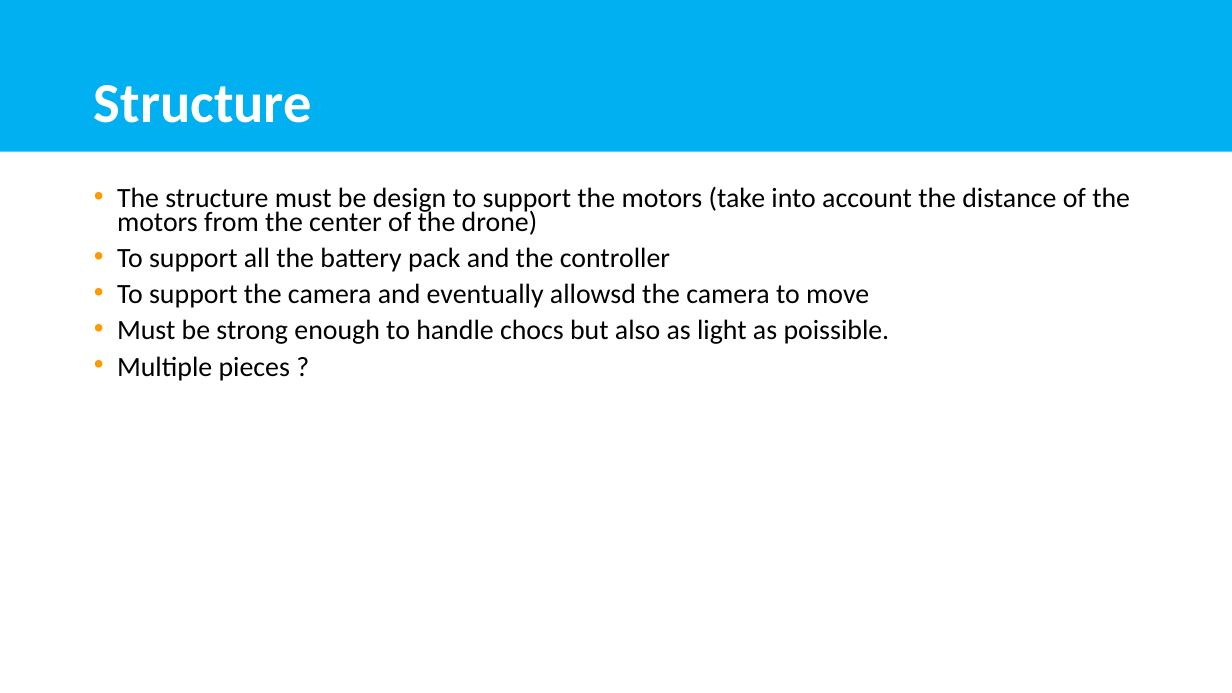
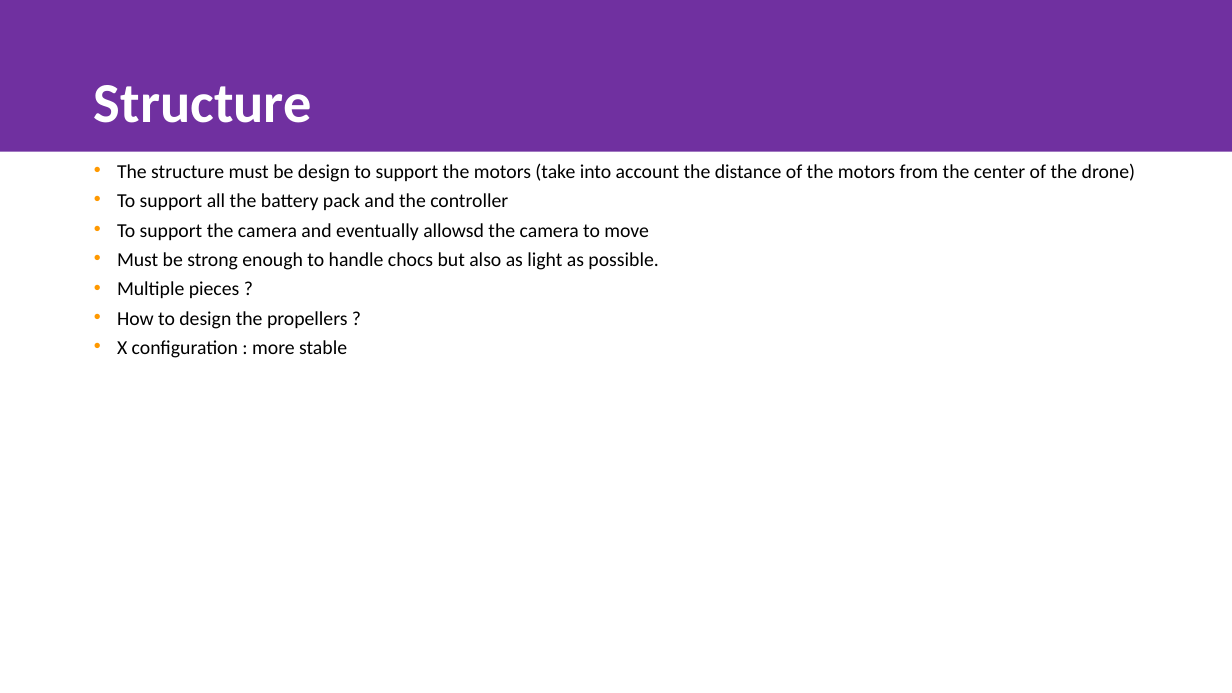
Before and after one commit to delhayead/Drone-Project, a slide deck: slide 11 of Présentation1.pptx. Drawn at 1232x693 pixels with LibreOffice and Linux fonts; fonts in the diff are those of the drawing; background and template pictures are left out. Boxes give left, top, right and bottom in pixels: in the first picture for what was removed or moved away, otherwise in the second. Text is boxed around its words. In the diff, an @@ line names an element or a change of style, - is before the commit and + after.

```diff
--- a/Présentation1.pptx
+++ b/Présentation1.pptx
@@ rectangle at (x1=0, y1=0, x2=1232, y2=152): fill #00B0F0 to #7030A0 @@
@@ text "The structure must be design ..." moved from (x1=117, y1=187, x2=1130, y2=381) to (x1=117, y1=163, x2=1135, y2=358) @@
@@ text at (x1=117, y1=163, x2=1135, y2=299): size 21.7 to 15.4 pt in "The structure must be design to support ...", "To support all the battery pack and ...", "To support the camera and eventually allowsd ...", "Multiple pieces ?" @@
@@ text at (x1=117, y1=252, x2=658, y2=270): text changed; size 21.7 to 15.4 pt @@
-• Must be strong enough to handle chocs but also as light as poissible.
+• Must be strong enough to handle chocs but also as light as possible.
@@ text at (x1=117, y1=311, x2=348, y2=358): paragraphs added @@
+• How to design the propellers ?
+• X configuration : more stable
```
Also in this commit, not shown: 5 other slides changed, 1 slide added, 1 other file.
